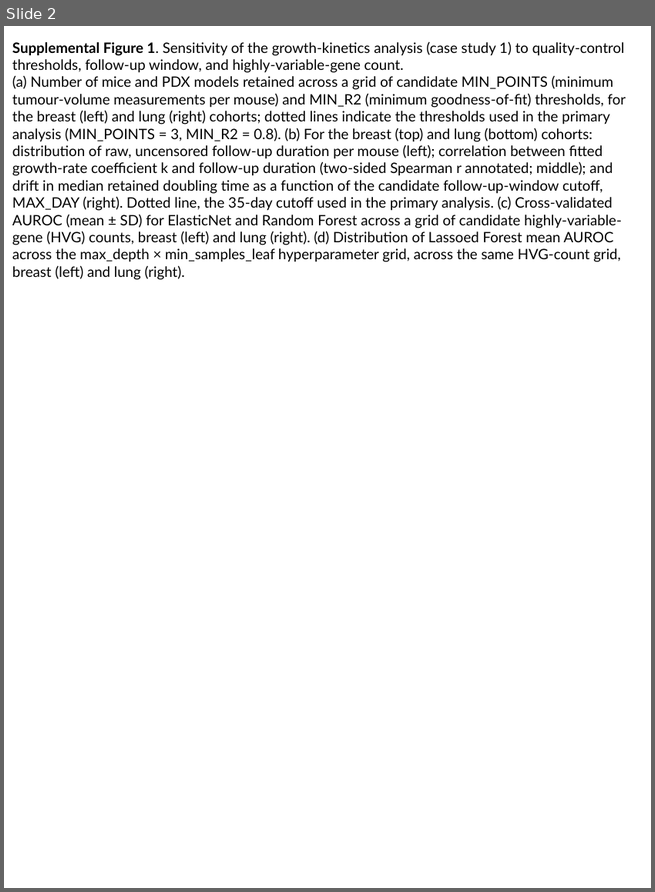
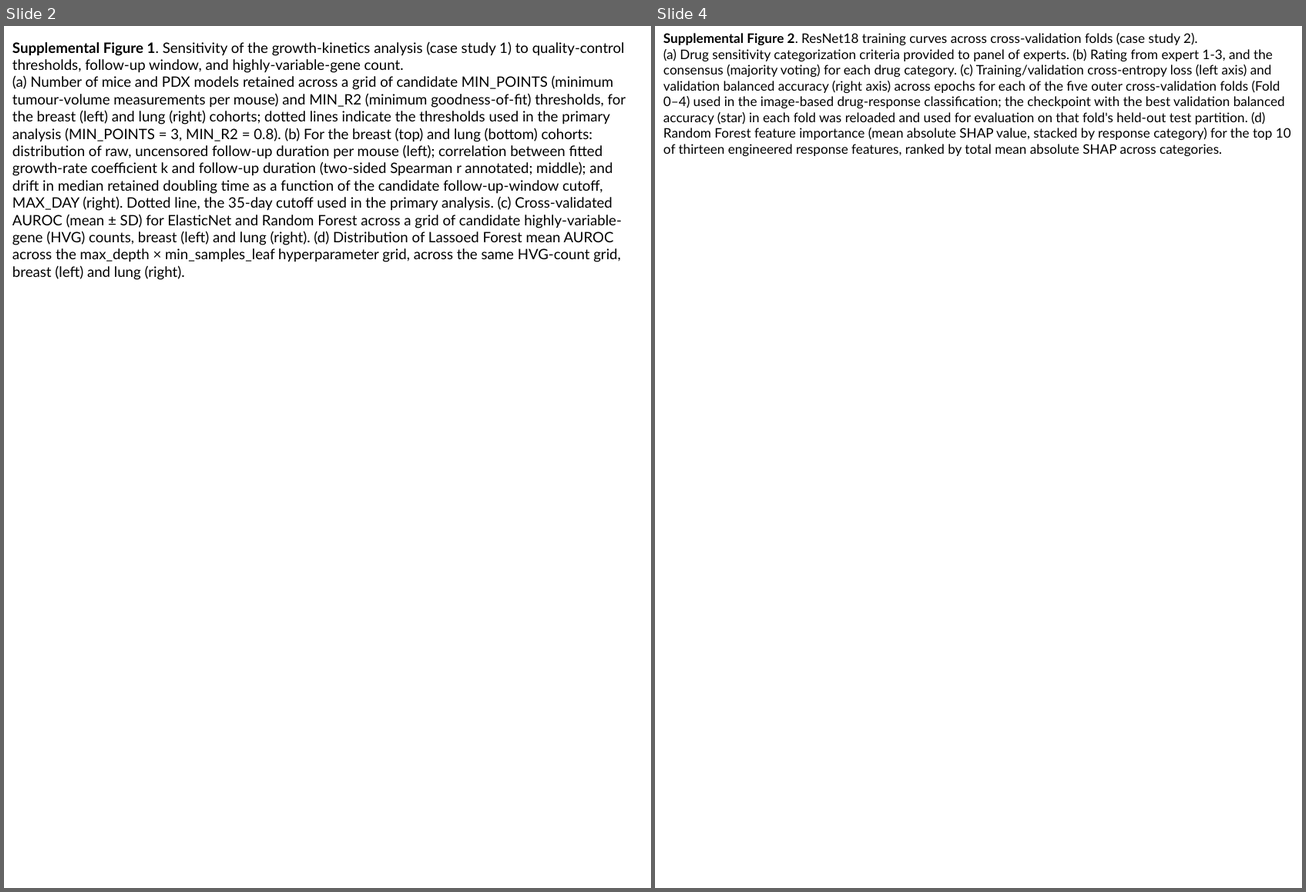
Before and after one commit to guanqiaofeng/XevaDB_case_study, a slide deck: figures/Supplemental_Figures/Supp_Figures.pptx. Shown side by side, each under a label of ours: slide 2 before the commit, slides 2 and 4 after it; the slides between them are not shown. The pictures are 655x892 and 1306x892 pixels, drawn with LibreOffice and Linux fonts; fonts in the diff are those of the drawing. Boxes give left, top, right and bottom in pixels: in the first picture for what was removed or moved away, otherwise in the second. Text is boxed around its words. In the diff, an @@ line names an element or a change of style, - is before the commit and + after.

Commit message:
update figures

```diff
--- a/figures/Supplemental_Figures/Supp_Figures.pptx
+++ b/figures/Supplemental_Figures/Supp_Figures.pptx
@@ slide 4 added at (655,26,1302,888), background #FFFFFF @@
@@ text added at (663,33,1291,156), 11 pt, text #000000 @@
+Supplemental Figure 2. ResNet18 training curves across cross-validation folds (case study 2).
+(a) Drug sensitivity categorization criteria provided to panel of experts. (b) Rating from expert 1-3, and the consensus (majority voting) for each drug category. (c) Training/validation cross-entropy loss (left axis) and validation balanced accuracy (right axis) across epochs for each of the five outer cross-validation folds (Fold 0–4) used in the image-based drug-response classification; the checkpoint with the best validation balanced accuracy (star) in each fold was reloaded and used for evaluation on that fold's held-out test partition. (d) Random Forest feature importance (mean absolute SHAP value, stacked by response category) for the top 10 of thirteen engineered response features, ranked by total mean absolute SHAP across categories.
```
Also in this commit, not shown: 1 slide changed, 5 other files.
